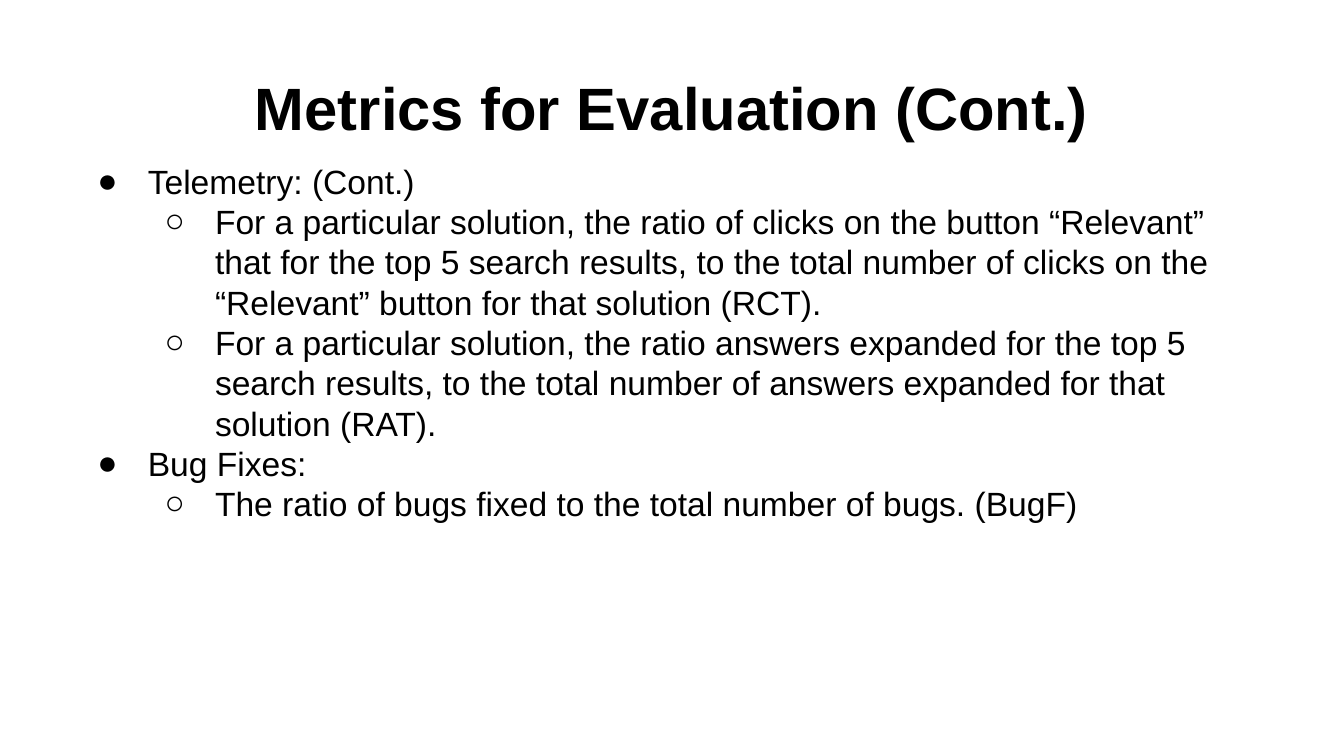
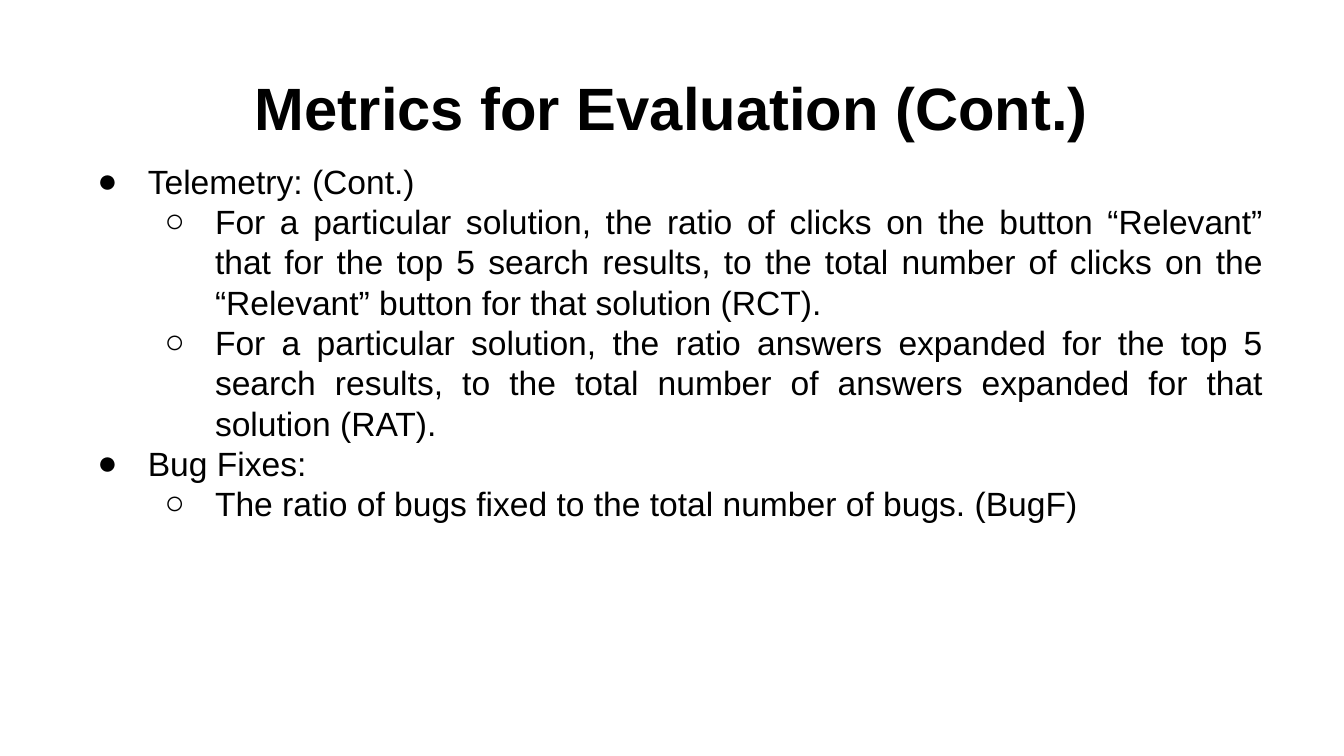
Before and after one commit to ankitkumar93/PyReco, a slide deck: slide 15 of Reports/talk_pyreco.pptx. Drawn at 1344x756 pixels with LibreOffice and Linux fonts; fonts in the diff are those of the drawing; background and template pictures are left out. Boxes give left, top, right and bottom in pixels: in the first picture for what was removed or moved away, otherwise in the second. Text is boxed around its words. In the diff, an @@ line names an element or a change of style, - is before the commit and + after.

```diff
--- a/Reports/talk_pyreco.pptx
+++ b/Reports/talk_pyreco.pptx
@@ text "Telemetry: (Cont.)" at <box>148,169,1263,522</box>: alignment left to justified @@
```
Also in this commit, not shown: 7 other slides changed, 1 other file.
